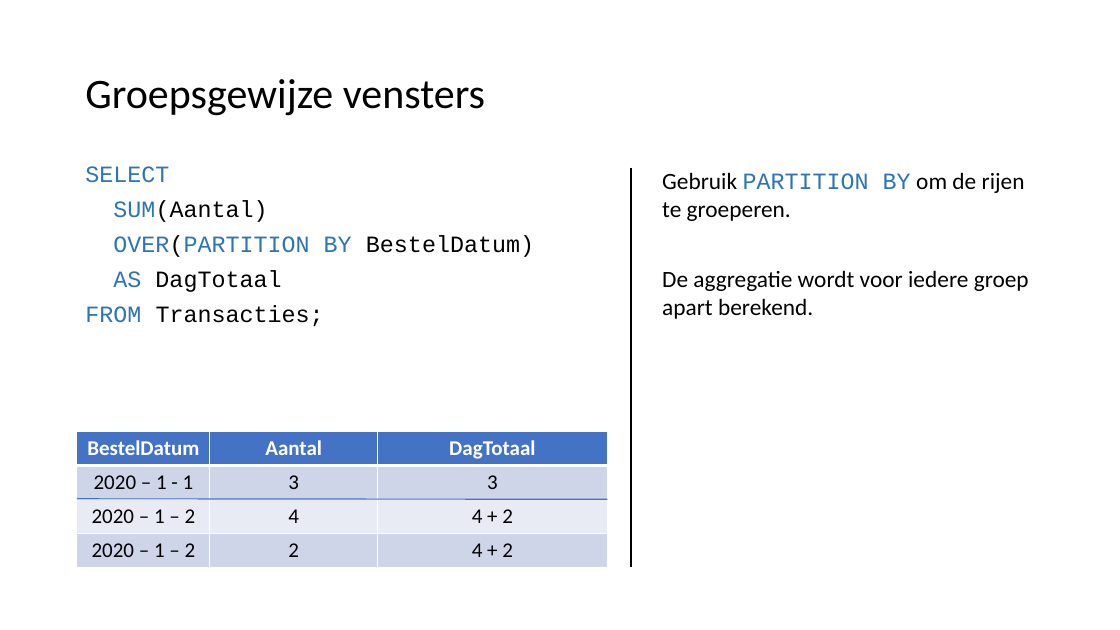
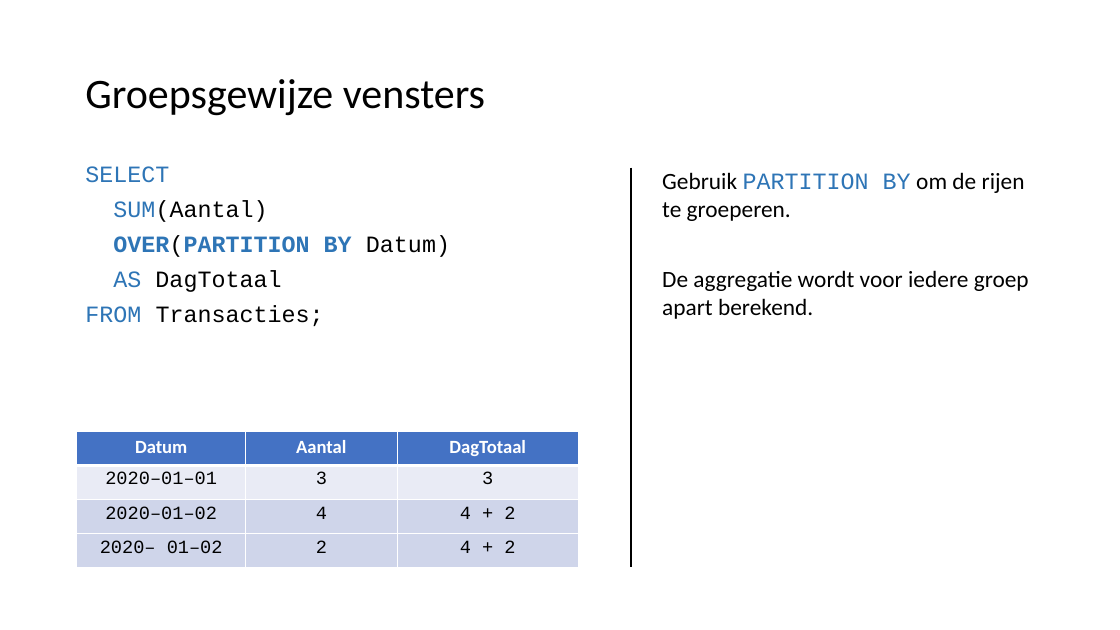
Before and after one commit to LFKoning/knowledge-sharing, a slide deck: slide 30 of sql_course/1_basics/1_basics.pptx. Drawn at 1120x630 pixels with LibreOffice and Linux fonts; fonts in the diff are those of the drawing. Boxes give left, top, right and bottom in pixels: in the first picture for what was removed or moved away, otherwise in the second. Text is boxed around its words. In the diff, an @@ line names an element or a change of style, - is before the commit and + after.

```diff
--- a/sql_course/1_basics/1_basics.pptx
+++ b/sql_course/1_basics/1_basics.pptx
@@ text at (113, 235, 450, 257): text changed; bold on @@
-OVER(PARTITION BY BestelDatum)
+OVER(PARTITION BY Datum)
@@ table at (77, 431, 579, 567) @@
-row 1, column 1: BestelDatum
+row 1, column 1: Datum
-row 2, column 1: 2020 – 1 - 1
+row 2, column 1: 2020–01–01
-row 3, column 1: 2020 – 1 – 2
+row 3, column 1: 2020–01–02
-row 4, column 1: 2020 – 1 – 2
+row 4, column 1: 2020– 01–02
@@ fill #CFD5EA to #E9EBF5 in row 2 @@
@@ fill #E9EBF5 to #CFD5EA in row 3 @@
@@ size 18 to 16 pt in "Aantal", "DagTotaal", "3", "3" and 4 more places @@
@@ font Calibri to Courier New in "3", "3", "4", "4 + 2" and 2 more places @@
@@ table: place and size @@
-table at (77, 431, 607, 567)
+table at (77, 431, 579, 567)
@@ line removed from (77, 499) to (607, 499) @@
```
Also in this commit, not shown: 38 other slides changed, 1 slide added, 29 other files.
